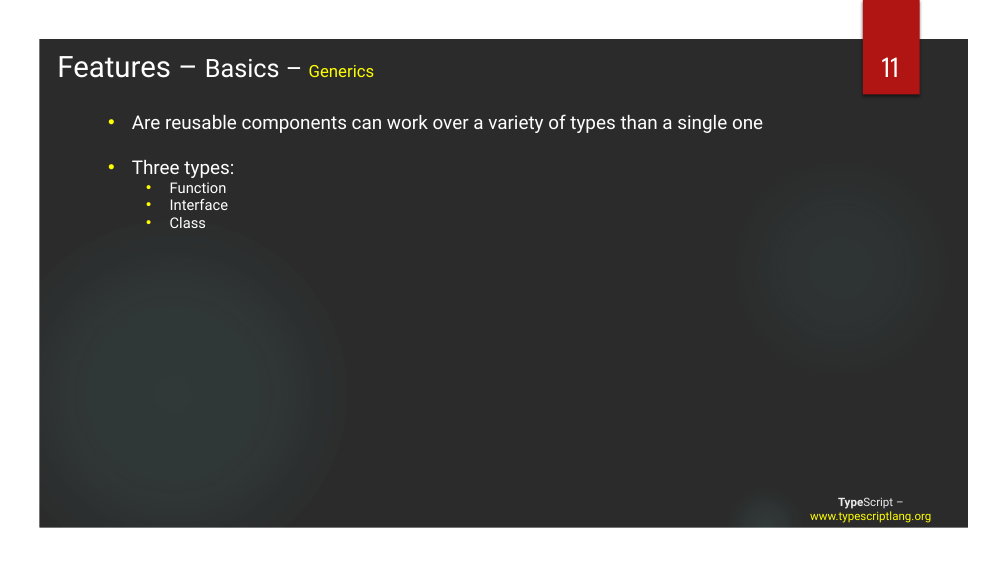
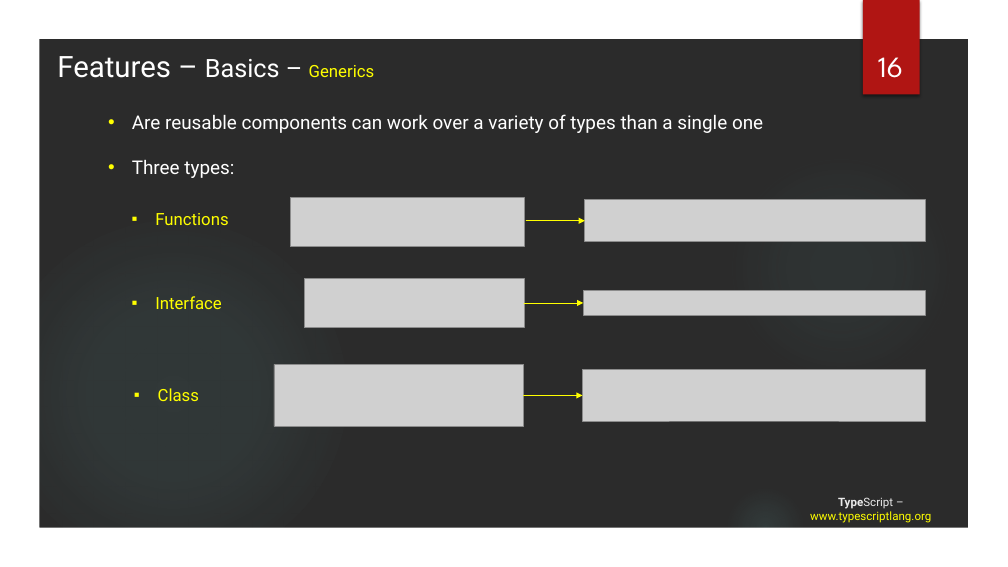
Before and after one commit to tainhx/SSFE, a slide deck: slide 16 of TypeScript.pptx (slide 14 before the commit). Drawn at 1008x567 pixels with LibreOffice and Linux fonts; fonts in the diff are those of the drawing; grey boxes stand for pictures; background and template pictures are left out; a plain dark background stands for a picture behind light text. Boxes give left, top, right and bottom in pixels: in the first picture for what was removed or moved away, otherwise in the second. Text is boxed around its words. In the diff, an @@ line names an element or a change of style, - is before the commit and + after.

Commit message:
Update PPTX

```diff
--- a/TypeScript.pptx
+++ b/TypeScript.pptx
@@ page number at (x1=878, y1=57, x2=903, y2=78): text changed @@
-11
+16
@@ text at (x1=170, y1=182, x2=228, y2=228): paragraphs removed @@
-  • Function
-  • Interface
-  • Class
@@ picture added at (x1=290, y1=197, x2=524, y2=247) @@
@@ picture added at (x1=585, y1=200, x2=926, y2=241) @@
@@ text added at (x1=155, y1=213, x2=228, y2=225), 16 pt, text #FFFF00 @@
+▪ Functions
@@ arrow added from (526, 221) to (585, 221), #FFFF00 0.75 pt @@
@@ text added at (x1=155, y1=296, x2=222, y2=309), 16 pt, text #FFFF00 @@
+▪ Interface
@@ picture added at (x1=304, y1=278, x2=524, y2=328) @@
@@ picture added at (x1=584, y1=291, x2=926, y2=315) @@
@@ arrow added from (524, 303) to (584, 303), #FFFF00 0.75 pt @@
@@ text added at (x1=158, y1=388, x2=199, y2=401), 16 pt, text #FFFF00 @@
+▪ Class
@@ picture added at (x1=274, y1=364, x2=523, y2=426) @@
@@ picture added at (x1=583, y1=370, x2=926, y2=421) @@
@@ arrow added from (524, 395) to (583, 395), #FFFF00 0.75 pt @@
```
Also in this commit, not shown: 5 other slides changed, 5 slides added, 5 other files.
